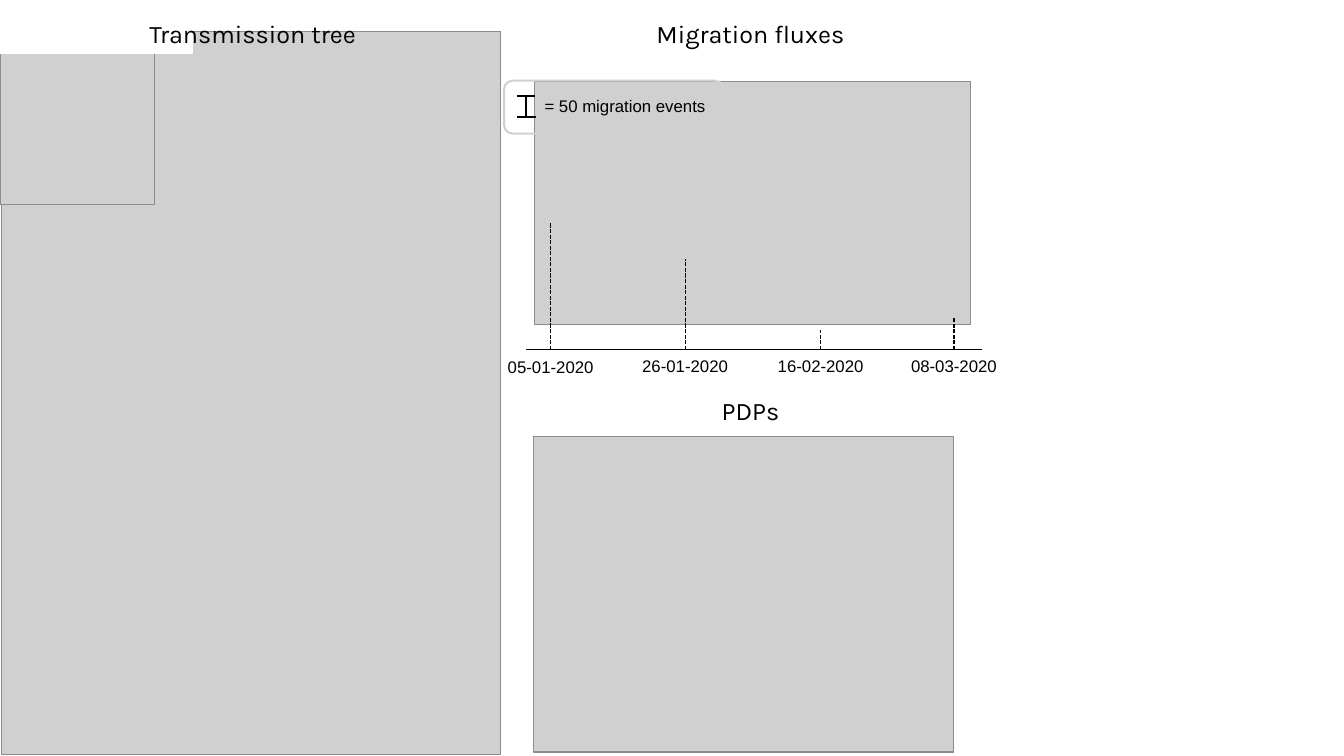
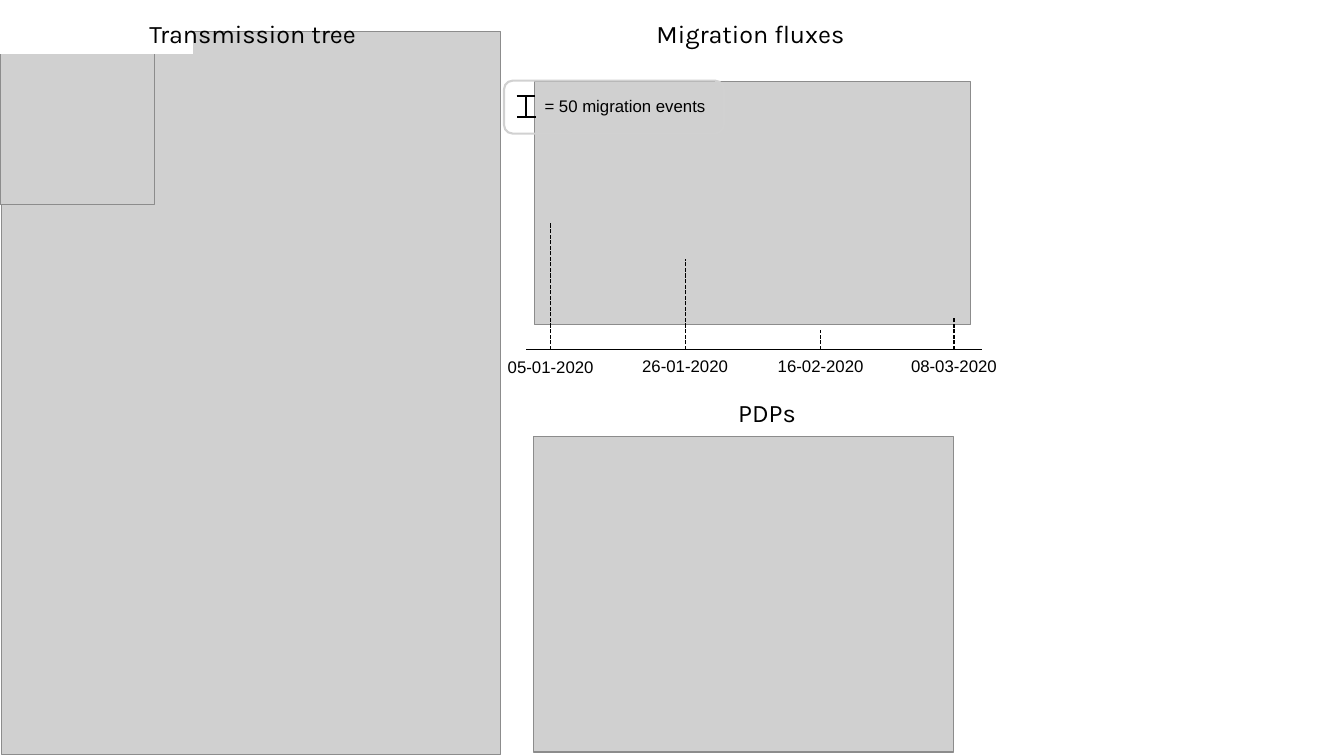
Before and after one commit to gabriele-marino/BELLA, a slide deck: slide 1 of figures/eucovid.pptx. Drawn at 1344x756 pixels with LibreOffice and Linux fonts; fonts in the diff are those of the drawing; grey boxes stand for pictures. Boxes give left, top, right and bottom in pixels: in the first picture for what was removed or moved away, otherwise in the second. Text is boxed around its words. In the diff, an @@ line names an element or a change of style, - is before the commit and + after.

```diff
--- a/figures/eucovid.pptx
+++ b/figures/eucovid.pptx
@@ text "PDPs": place and size @@
-text "PDPs" at bbox=[722, 404, 780, 421]
+text "PDPs" at bbox=[738, 406, 796, 423]
```
Also in this commit, not shown: 14 other files.
